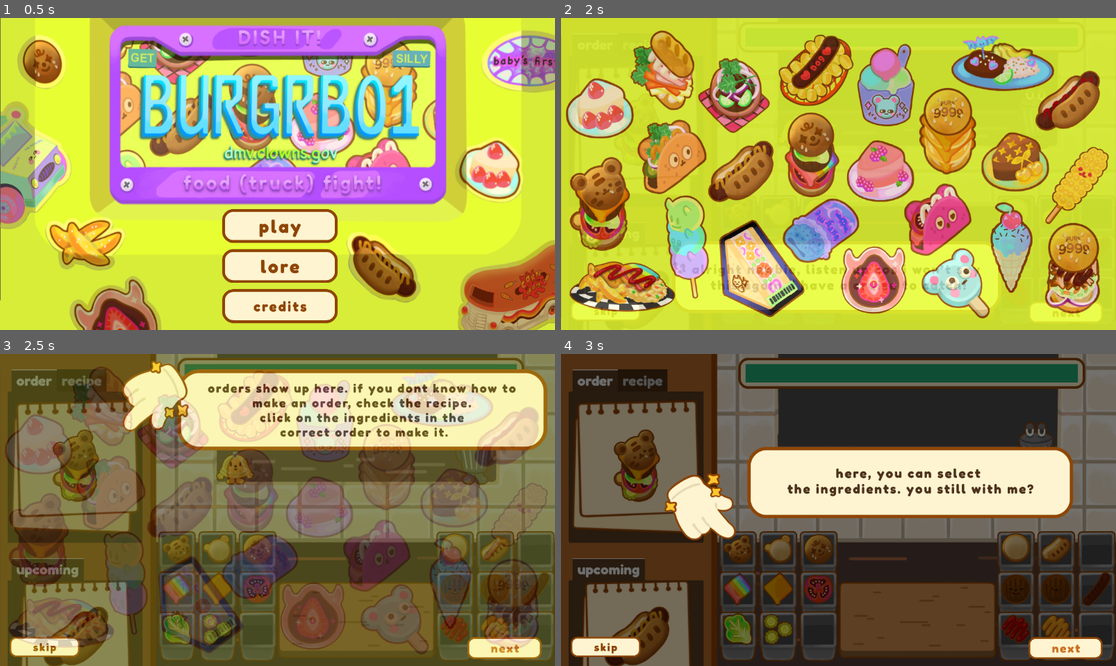
Above: before the commit, frames 1-4 (two rows, left to right).
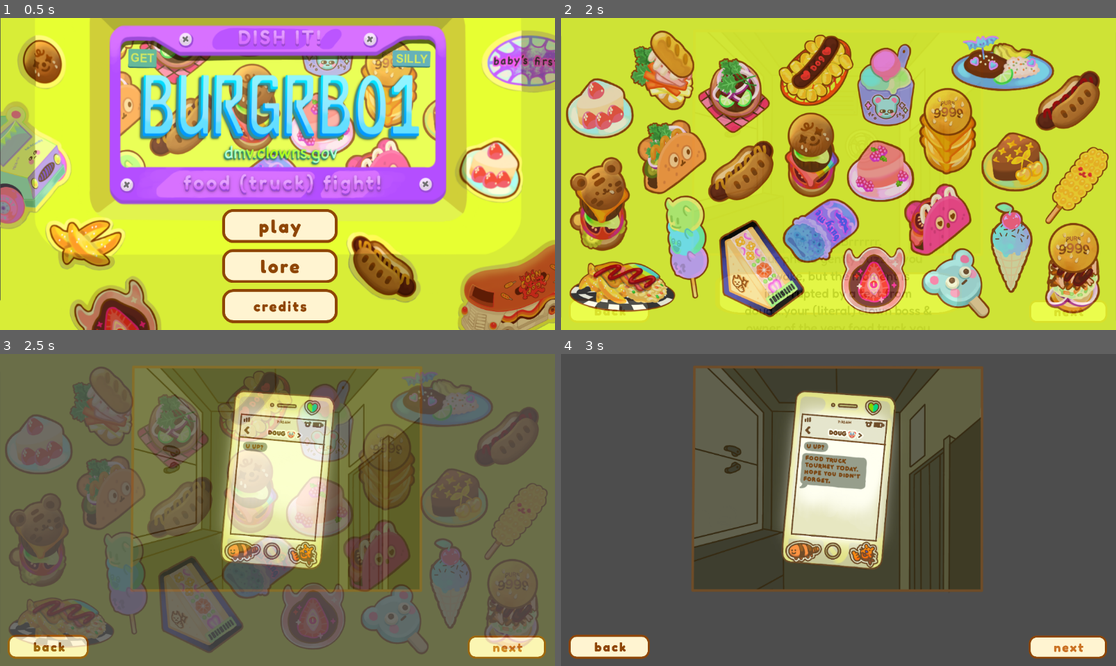
Above: after the commit, the same moments.

Repository: Gus700/FoodTruckBattles
Game: Godot game, scene res://scenes/SceneSwitcher.tscn
The game is run twice, just before and just after one commit, with the same random seed, the same clock (stepped at 60 frames per second) and the same inputs.
Inputs (mouse positions are in pixels of both pictures, inside the frame that each line leads up to):
- Up to frame 1 (0.5 s): no input
- Up to frame 2 (2 s): click (838, 227) at 0.5 s; click (838, 227) at 1.25 s
- Up to frame 3 (2.5 s): click (505, 647) at 2 s
- Up to frame 4 (3 s): click (1066, 647) at 2.75 s

Frame 1 is identical in both runs. In frame 2, 7.5% of the frame differs, in the area x 1-99%, y 72-98%; in frame 3, 85%; in frame 4, 89%, in the area x 0-100%, y 0-100%.

Commit message:
intro sequence comes before tutorial scene now

Diff:
--- a/scenes/LoreIntro.tscn
+++ b/scenes/LoreIntro.tscn
@@ -18,6 +18,7 @@
 [ext_resource type="Texture2D" uid="uid://c6dwth7evsdyw" path="res://assets/UI_buttons/next_hover.png" id="16_2ogs0"]
 [ext_resource type="Texture2D" uid="uid://b0r8f8x7y0e5r" path="res://assets/UI_buttons/back.png" id="17_ayh5i"]
 [ext_resource type="Texture2D" uid="uid://dvtn4u0004701" path="res://assets/UI_buttons/back_hover.png" id="18_jjdpu"]
+[ext_resource type="Script" path="res://scripts/SceneManager/ChangeSceneButton.gd" id="19_p57xb"]
 
 [node name="LoreIntro" type="Control"]
 layout_mode = 3
@@ -658,5 +659,26 @@
 stretch_mode = 5
 metadata/_edit_use_anchors_ = true
 
+[node name="NextSceneButton" type="TextureButton" parent="."]
+visible = false
+layout_mode = 1
+anchors_preset = -1
+anchor_left = 0.840278
+anchor_top = 0.888889
+anchor_right = 0.986389
+anchor_bottom = 0.987926
+offset_right = -0.32
+offset_bottom = -0.176003
+texture_normal = ExtResource("15_gng5i")
+texture_hover = ExtResource("16_2ogs0")
+ignore_texture_size = true
+stretch_mode = 5
+script = ExtResource("19_p57xb")
+dest = "LevelTutorial"
+metadata/_edit_use_anchors_ = true
+
+[connection signal="draw" from="Scns/Scn10" to="." method="_on_scn_10_draw"]
 [connection signal="pressed" from="NextButton" to="." method="_on_next_button_pressed"]
 [connection signal="pressed" from="BackButton" to="." method="_on_back_button_pressed"]
+[connection signal="get_dest" from="NextSceneButton" to="." method="_on_next_scene_button_get_dest"]
+[connection signal="pressed" from="NextSceneButton" to="NextSceneButton" method="_on_pressed"]
--- a/scenes/MainMenu.tscn
+++ b/scenes/MainMenu.tscn
@@ -80,7 +80,7 @@
 ignore_texture_size = true
 stretch_mode = 5
 script = ExtResource("2_64bw0")
-dest = "LevelTutorial"
+dest = "LoreIntro"
 
 [node name="Memories" type="TextureButton" parent="GridContainer"]
 custom_minimum_size = Vector2(300, 100)
--- a/scripts/SceneManager/ChangeSceneButton.gd
+++ b/scripts/SceneManager/ChangeSceneButton.gd
@@ -1,4 +1,6 @@
 extends TextureButton
+
+class_name ChangeSceneButtonScr
 
 @export var dest : String = "level"
 
--- a/scripts/SceneManager/scene.gd
+++ b/scripts/SceneManager/scene.gd
@@ -1,4 +1,6 @@
 extends Control
+
+class_name SceneScr
 
 signal scene_changed(dest)
 
--- a/scripts/loreIntro.gd
+++ b/scripts/loreIntro.gd
@@ -1,6 +1,9 @@
-extends Control
+extends SceneScr
 
 @onready var scns = $Scns
+@onready var nextB = $NextButton
+@onready var backB = $BackButton
+@onready var nextSceneB = $NextSceneButton
 @onready var numScns = scns.get_child_count()
 var currScnIndx :int = 0
 var prevScnIndx :int
@@ -34,3 +37,14 @@
 		print(currScnIndx)
 		scns.get_child(currScnIndx).show()
 		scns.get_child(prevScnIndx).hide()
+
+
+func _on_scn_10_draw() -> void:
+	nextB.hide()
+	backB.hide()
+	nextSceneB.show()
+
+
+func _on_next_scene_button_get_dest(dest) -> void:
+	print("going to next scene")
+	emit_signal("scene_changed",dest)
Not shown: 1 places in scenes/LoreIntro.tscn that only renumber resources
